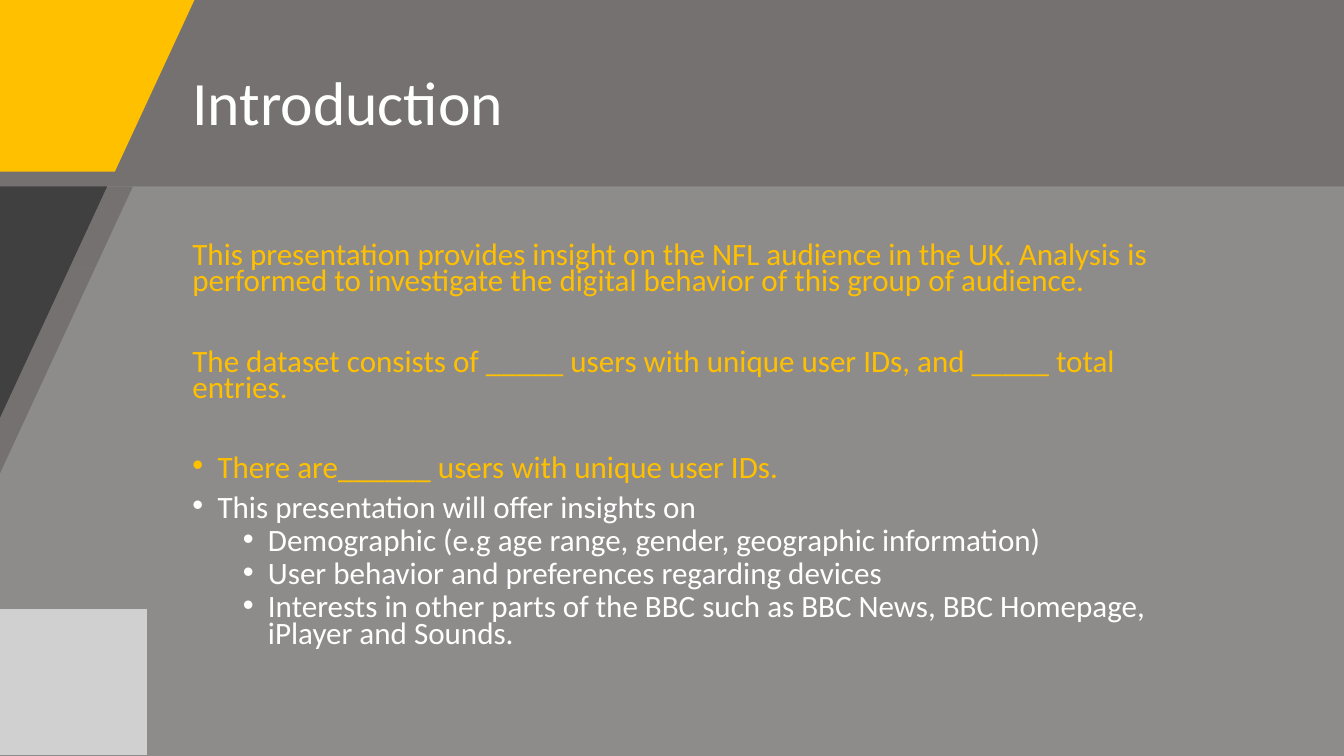
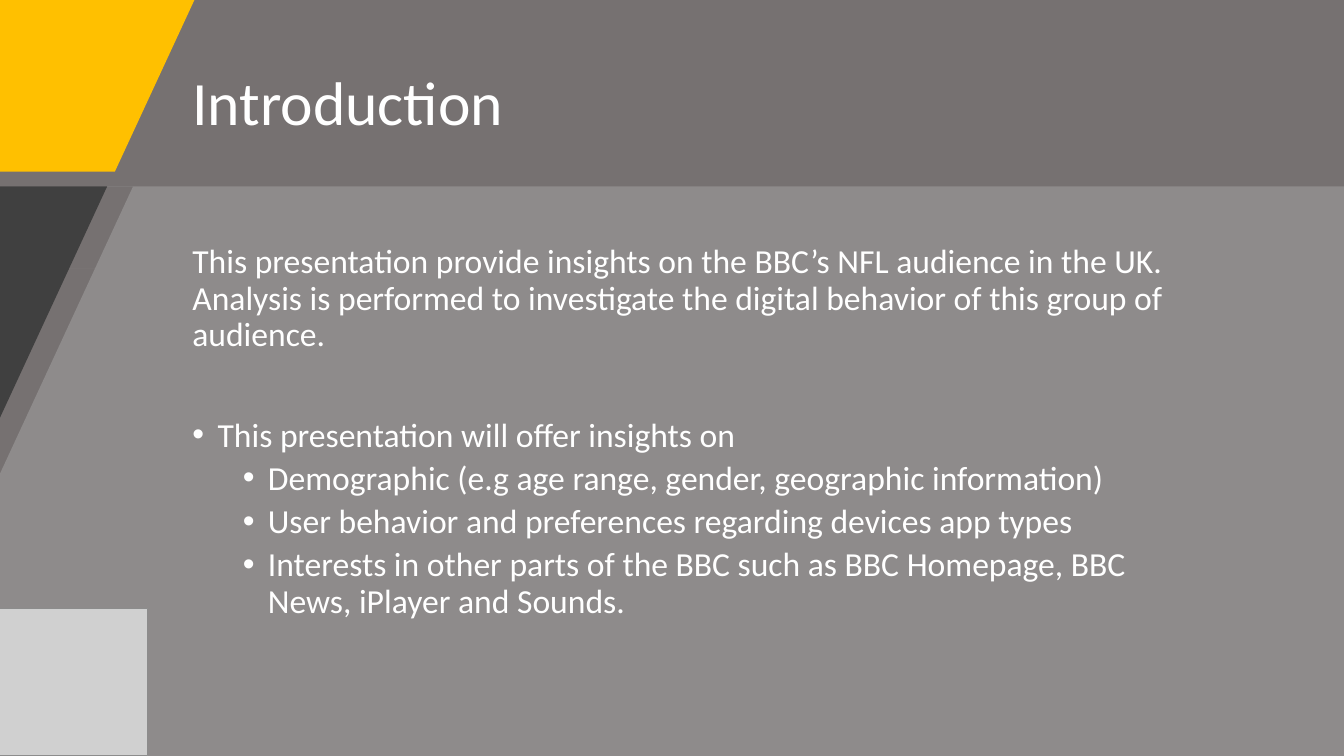
Before and after one commit to leonghchan/nfl-audience-analysis, a slide deck: slide 3 of NFL_Audience_Presentation.pptx. Drawn at 1344x756 pixels with LibreOffice and Linux fonts; fonts in the diff are those of the drawing; grey boxes stand for pictures. Boxes give left, top, right and bottom in pixels: in the first picture for what was removed or moved away, otherwise in the second. Text is boxed around its words. In the diff, an @@ line names an element or a change of style, - is before the commit and + after.

```diff
--- a/NFL_Audience_Presentation.pptx
+++ b/NFL_Audience_Presentation.pptx
@@ text at <box>192,249,1162,346</box>: text changed; size 22.2 to 24 pt; text colour #FFC000 to #FFFFFF @@
-This presentation provides insight on the NFL audience in the UK. Analysis is performed to investigate the digital behavior of this group of audience.
-The dataset consists of _____ users with unique user IDs, and _____ total entries.
-• There are______ users with unique user IDs.
+This presentation provide insights on the BBC’s NFL audience in the UK. Analysis is performed to investigate the digital behavior of this group of audience.
@@ text at <box>218,424,1103,496</box>: size 22.2 to 24 pt in "This presentation will offer insights on", "Demographic (e.g age range, gender, geographic information)"; line spacing 0.7 to 0.9 @@
@@ text at <box>268,510,1125,619</box>: text changed; size 22.2 to 24 pt @@
-  • User behavior and preferences regarding devices
-  • Interests in other parts of the BBC such as BBC News, BBC Homepage, iPlayer and Sounds.
+  • User behavior and preferences regarding devices app types
+  • Interests in other parts of the BBC such as BBC Homepage, BBC News, iPlayer and Sounds.
```
Also in this commit, not shown: 2 other slides changed, 15 slides added, 4 slides removed, 9 other files.
